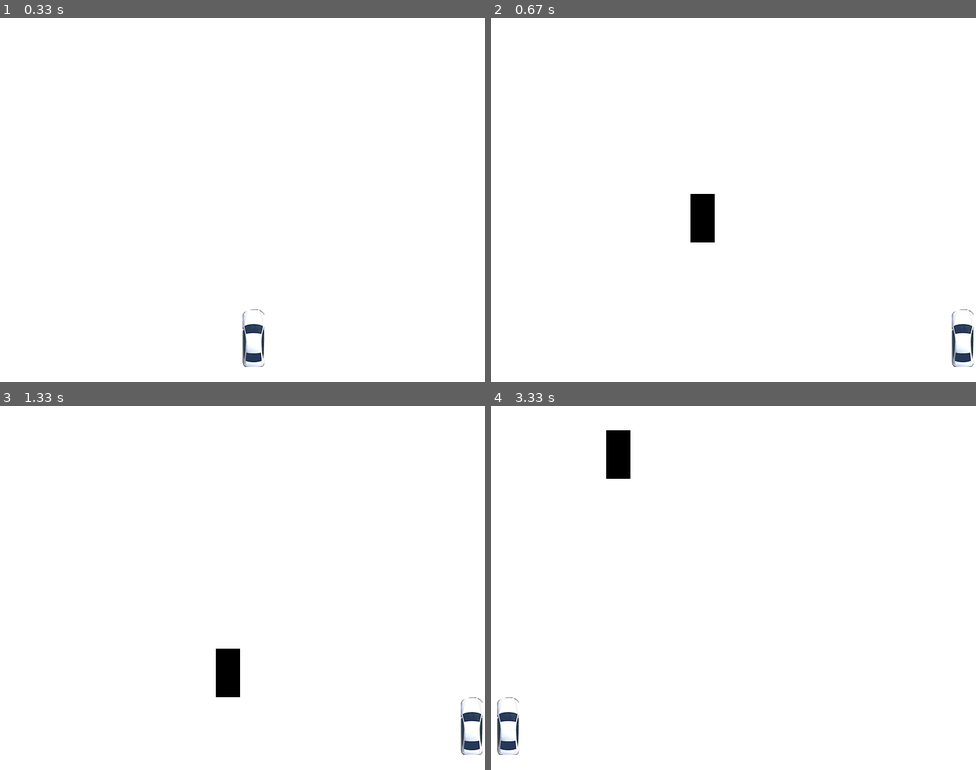
Above: before the commit, frames 1-4 (two rows, left to right).
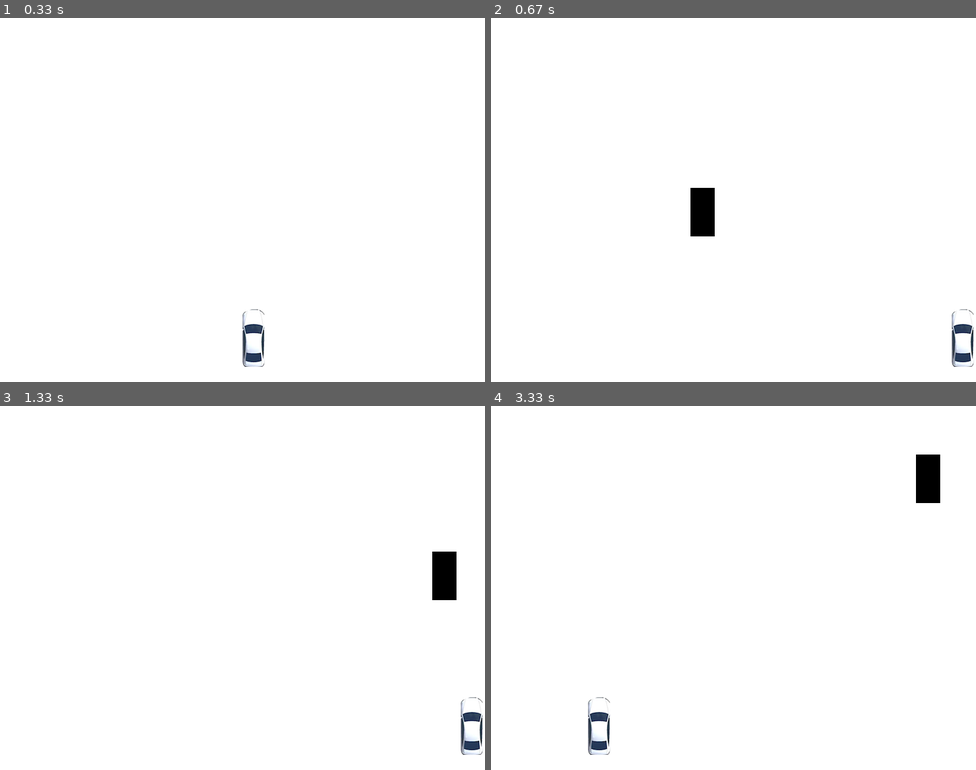
Above: after the commit, the same moments.

Repository: t2nerb/thedroppingblock
Game: pygame game, started from pygame_tut.py
Two runs of this game, one before a commit and one after it. Both use one fixed random seed, a clock stepped at 60 frames per second and the inputs below.
Inputs:
- Up to frame 1 (0.33 s): no input
- Up to frame 2 (0.67 s): hold Right from 0.33 s (still down)
- Up to frame 3 (1.33 s): release Right at 0.8 s; hold Right 0.83-1.3 s
- Up to frame 4 (3.33 s): hold Left 1.33-1.87 s; hold Right 2.33-2.97 s; hold Left from 3 s (still down)

Frame 1 is identical in both runs. In frame 2, 0.2% of the frame differs, in the area x 41-47%, y 46-62%; in frame 3, 1.3%; in frame 4, 2.1%, in the area x 1-93%, y 6-96%.

Commit message:
Added collisions with obstacles

Diff:
--- a/pygame_tut.py
+++ b/pygame_tut.py
@@ -43,6 +43,7 @@
 
 
 def gameloop():
+	counter = 0
 	x = (disp_width * 0.5)
 	y = (disp_height * 0.8)
 	car_xleft = 0
@@ -50,13 +51,14 @@
 
 	obs_xcoord = random.randrange(0,disp_width)
 	obs_ycoord = -500
-	obs_speed = 10
+	obs_speed = 20
 	obs_width = 40
 	obs_height = 80
 
 
 	alive = True
 	while alive:
+		counter += 1
 		for event in pygame.event.get():
 			if event.type == pygame.QUIT:
 				alive = False
@@ -90,9 +92,17 @@
 		if obs_ycoord > disp_height:
 			obs_ycoord = 0 - obs_height
 			obs_xcoord = random.randrange(0,disp_width)
+		if y < obs_ycoord+obs_height:
+			print('IN DANGER')
+			if x > obs_xcoord and x < obs_xcoord + obs_width or x+car_width > obs_xcoord and x + car_width < obs_xcoord:
+				crash()
+				time.sleep(3)
+				alive = False
 
+		if counter % 50 == 0:
+			obs_speed += 20
 		pygame.display.update()
-		clock.tick(120)
+		clock.tick(60)
 gameloop()
 pygame.quit()
 quit()
